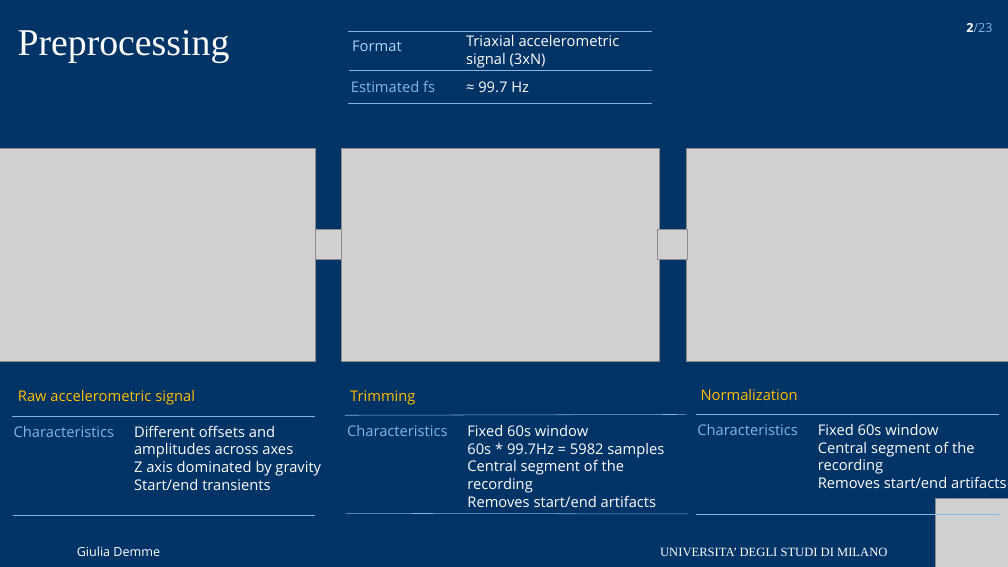
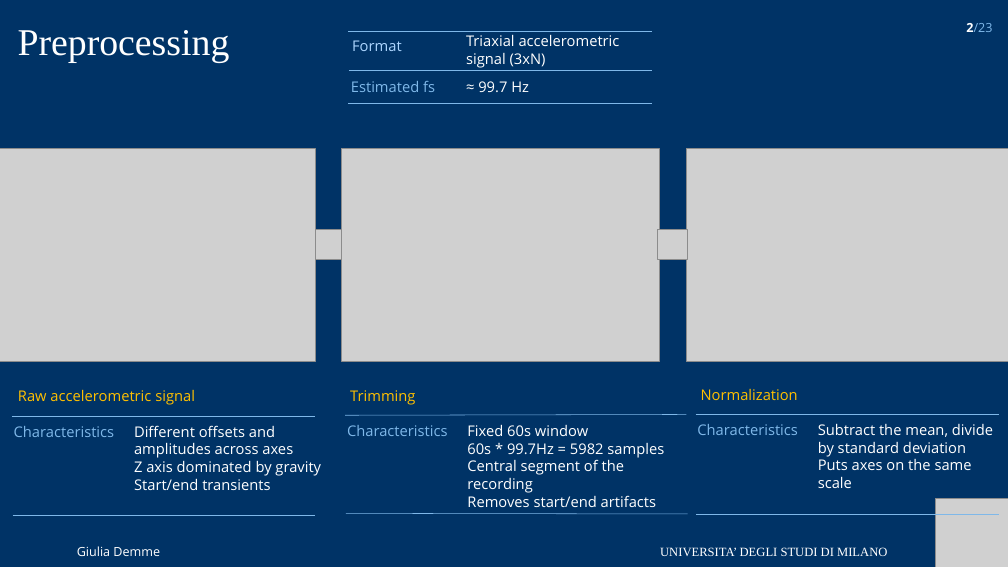
Before and after one commit to GiuliaDemme/accelerometer-based-rr-hr-estimate, a slide deck: slide 3 of bsp_project_presentation.pptx. Drawn at 1008x567 pixels with LibreOffice and Linux fonts; fonts in the diff are those of the drawing; grey boxes stand for pictures. Boxes give left, top, right and bottom in pixels: in the first picture for what was removed or moved away, otherwise in the second. Text is boxed around its words. In the diff, an @@ line names an element or a change of style, - is before the commit and + after.

```diff
--- a/bsp_project_presentation.pptx
+++ b/bsp_project_presentation.pptx
@@ text at (818, 423, 993, 488): text changed @@
-Fixed 60s window
-Central segment of the recording
-Removes start/end artifacts
+Subtract the mean, divide by standard deviation
+Puts axes on the same scale
```
Also in this commit, not shown: 1 other slide changed.
